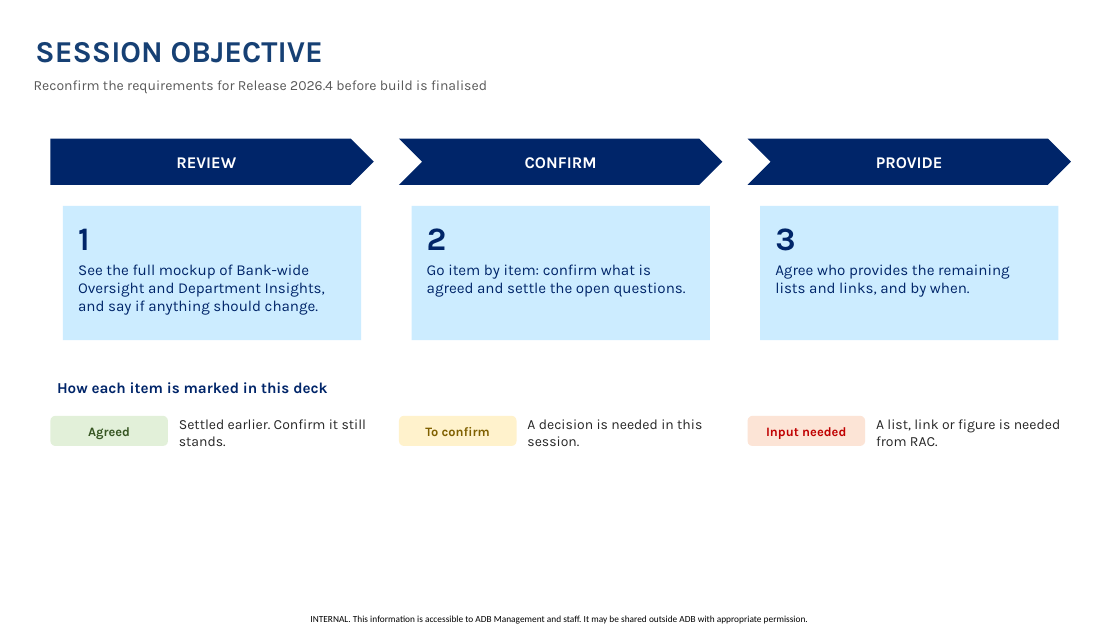
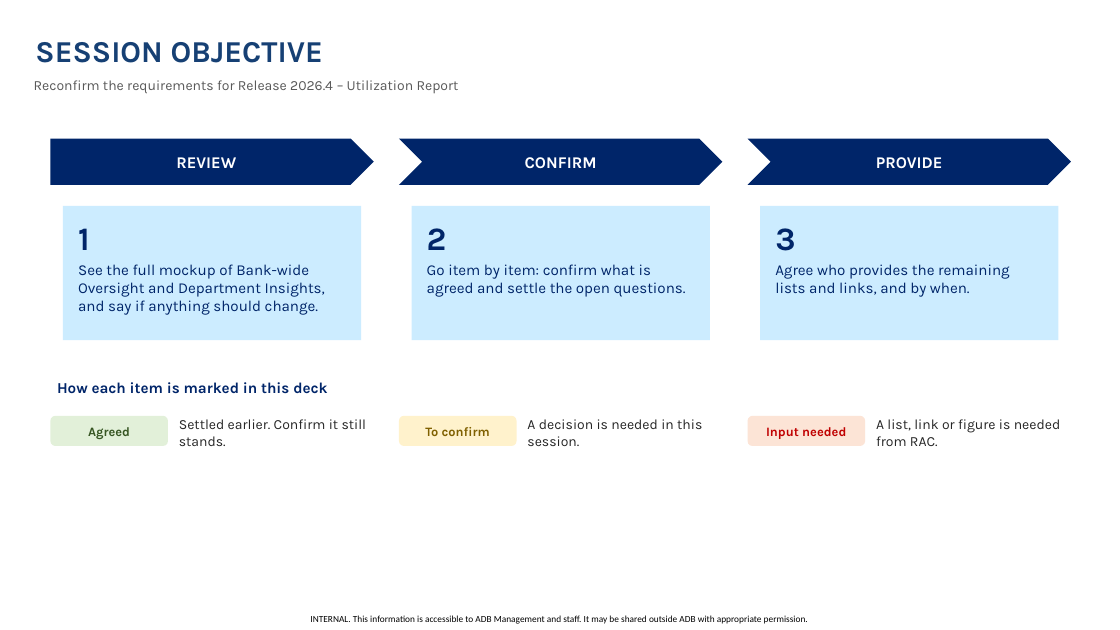
Before and after one commit to perezfiles01-droid/Jim, a slide deck: slide 3 of EDRMS_R2026.4_Requirements_Reconfirmation.pptx. Drawn at 1120x630 pixels with LibreOffice and Linux fonts; fonts in the diff are those of the drawing; background and template pictures are left out. Boxes give left, top, right and bottom in pixels: in the first picture for what was removed or moved away, otherwise in the second. Text is boxed around its words. In the diff, an @@ line names an element or a change of style, - is before the commit and + after.

```diff
--- a/EDRMS_R2026.4_Requirements_Reconfirmation.pptx
+++ b/EDRMS_R2026.4_Requirements_Reconfirmation.pptx
@@ text at [34,80,459,94]: text changed @@
-Reconfirm the requirements for Release 2026.4 before build is finalised
+Reconfirm the requirements for Release 2026.4 – Utilization Report
```
Also in this commit, not shown: 18 other slides changed, 1 slide added, 2 slides removed, 1 other file.
